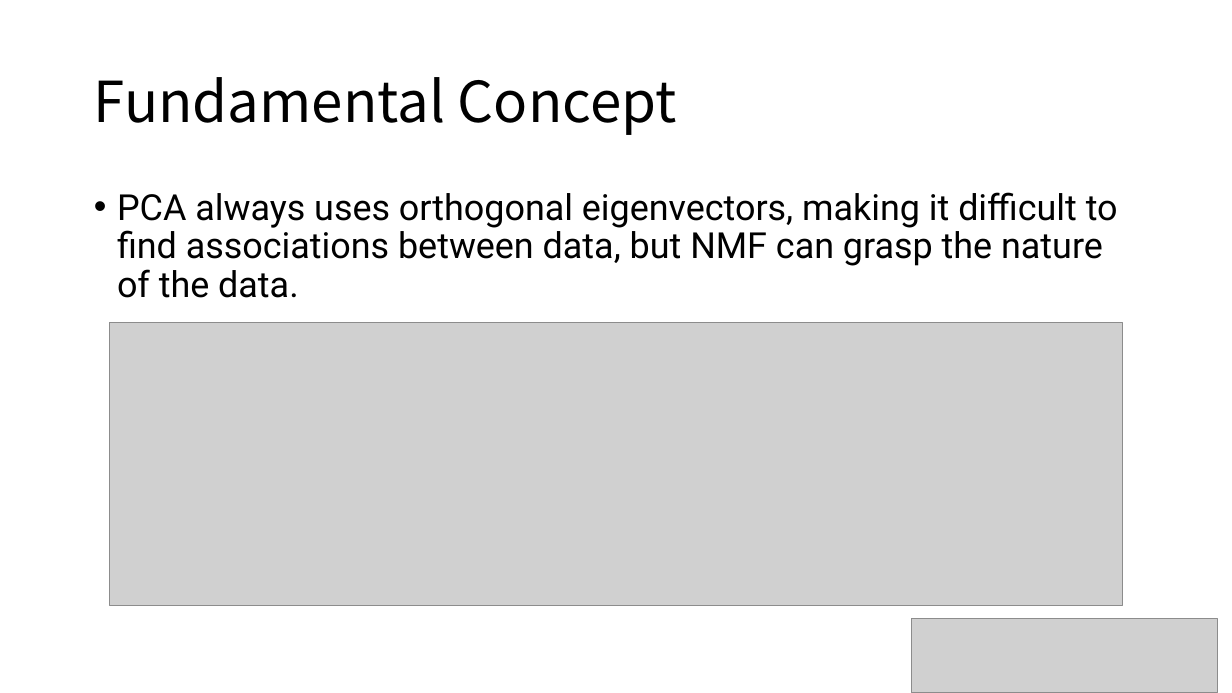
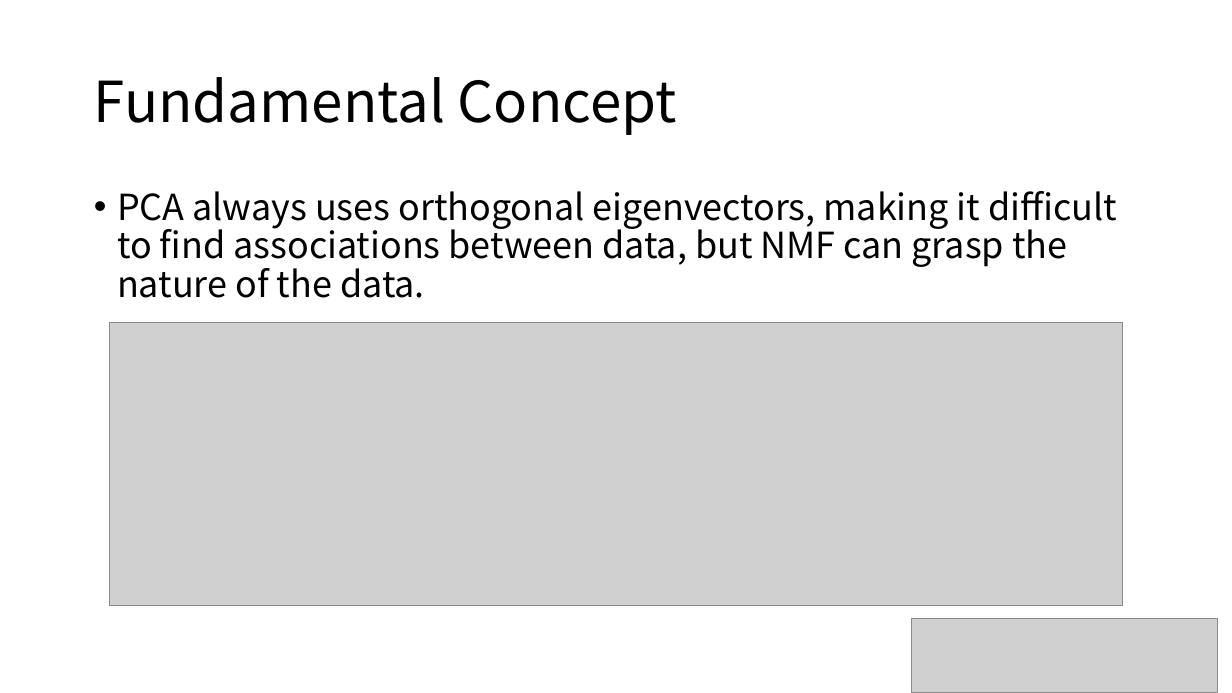
Before and after one commit to majorWallet/Machine_Learning_Algorithms_Library, a slide deck: slide 27 of 발표자료/3_Unsuprervised_Learning.pptx (slide 26 before the commit). Drawn at 1232x693 pixels with LibreOffice and Linux fonts; fonts in the diff are those of the drawing; grey boxes stand for pictures. Boxes give left, top, right and bottom in pixels: in the first picture for what was removed or moved away, otherwise in the second. Text is boxed around its words. In the diff, an @@ line names an element or a change of style, - is before the commit and + after.

```diff
--- a/발표자료/3_Unsuprervised_Learning.pptx
+++ b/발표자료/3_Unsuprervised_Learning.pptx
@@ text "PCA always uses orthogonal eigenvectors, ..." at box(117, 191, 1117, 298): font Roboto to Noto Sans CJK KR @@
```
Also in this commit, not shown: 10 other slides changed, 1 slide added, 48 other files.
